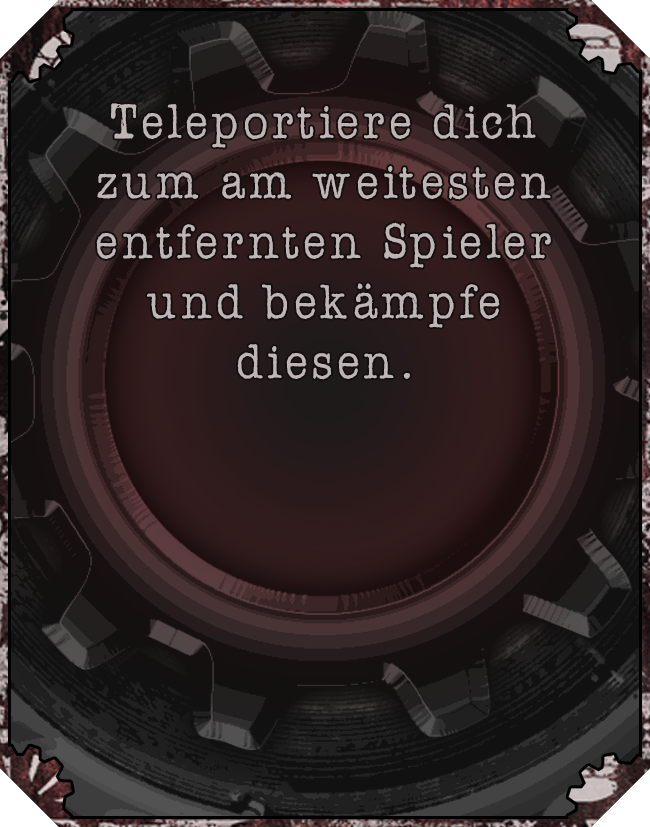
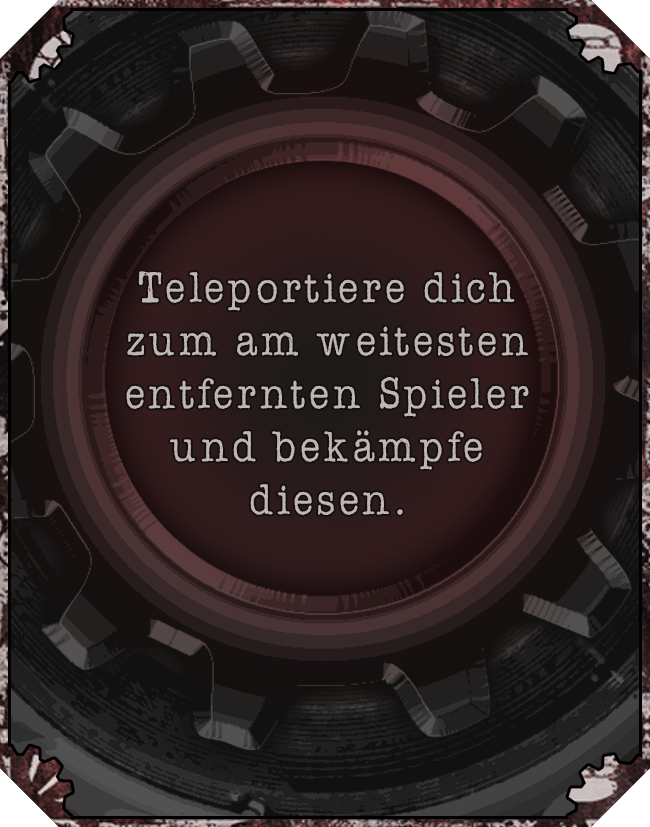
Two versions of the same layered image (650×827). Layer-by-layer changes:
painted on "Teleportiere dich zum am weitesten entfernten Spieler und bekäm" over left=96, top=103, right=551, bottom=515
